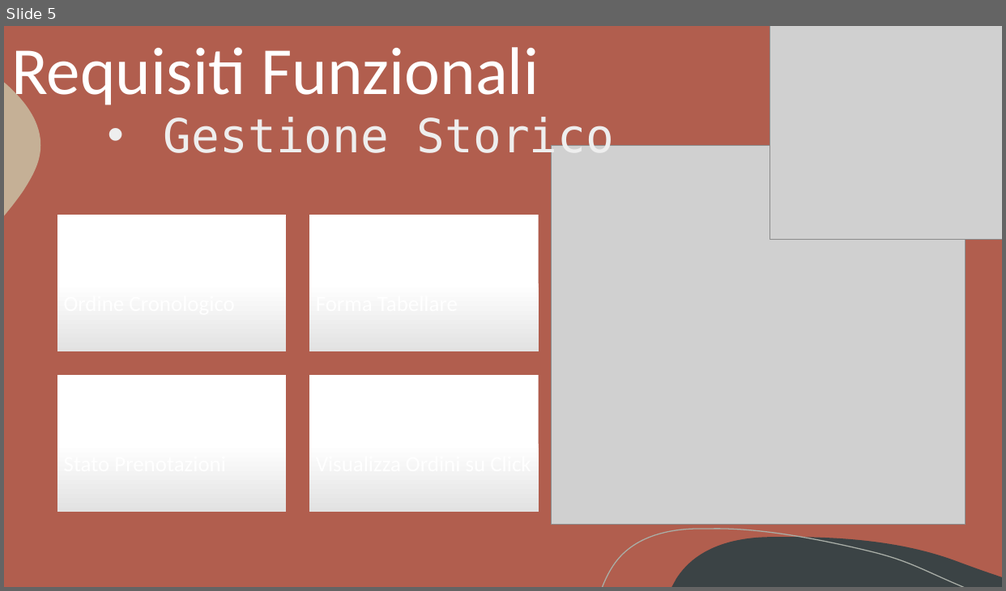
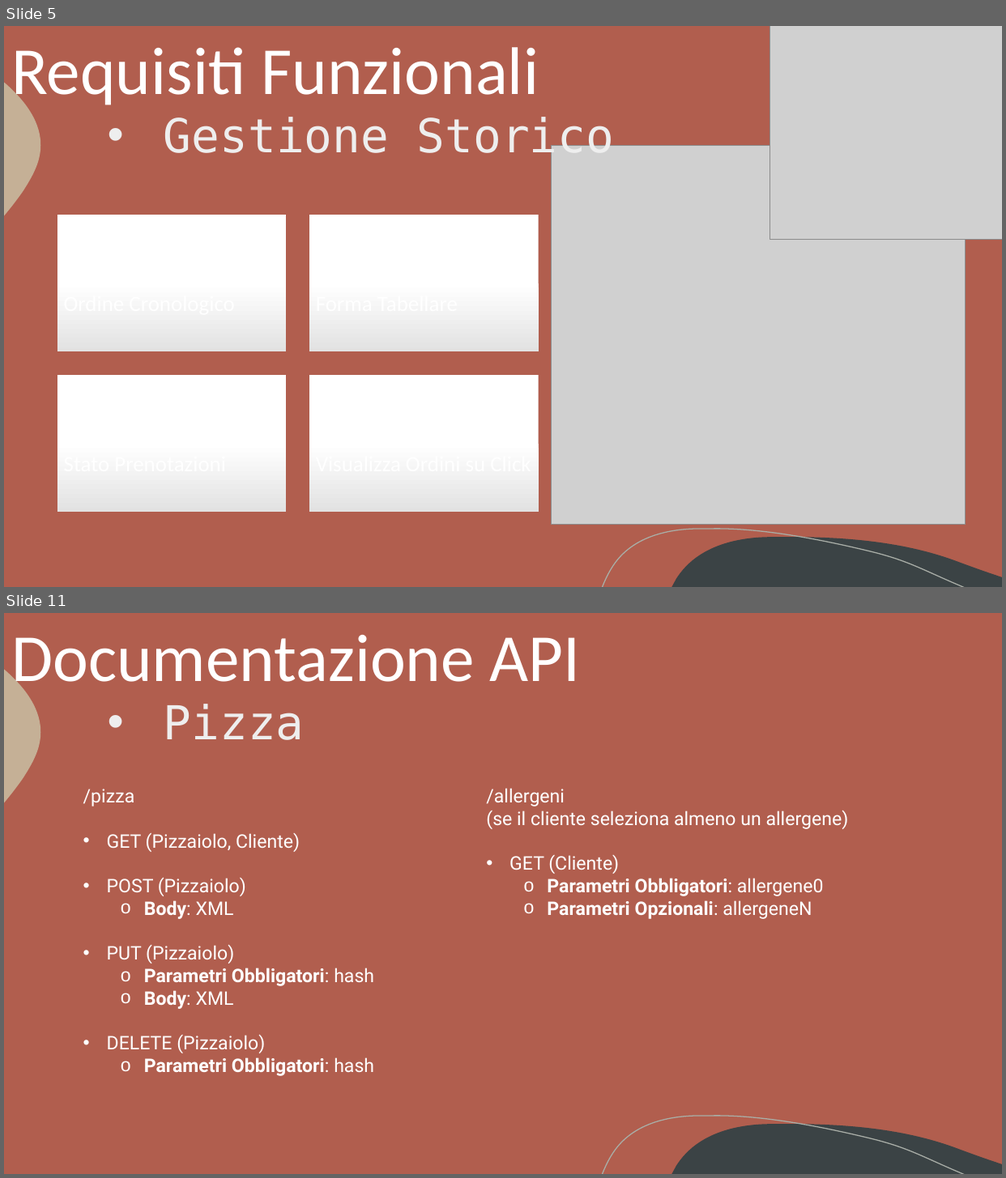
Before and after one commit to Gabriele-P03/Progetto_Ing_Web, a slide deck: appunti/PP/Presentazione.pptx. Shown one above the other, each under a label of ours: slide 5 before the commit, slides 5 and 11 after it; the slides between them are not shown. The pictures are 1006x591 and 1006x1178 pixels, drawn with LibreOffice and Linux fonts; fonts in the diff are those of the drawing; grey boxes stand for pictures. Boxes give left, top, right and bottom in pixels: in the first picture for what was removed or moved away, otherwise in the second. Text is boxed around its words. In the diff, an @@ line names an element or a change of style, - is before the commit and + after.

```diff
--- a/appunti/PP/Presentazione.pptx
+++ b/appunti/PP/Presentazione.pptx
@@ slide 11 added at (4, 613, 1002, 1174), background #B15E4E; not listed: 3 template elements that a slide beside it also shows @@
@@ title added at (11, 635, 581, 697), 64.8 pt, text #FFFFFF @@
+Documentazione API
@@ text added at (164, 704, 305, 740), 45 pt, text #EEEEEE @@
+• Pizza
@@ text added at (83, 789, 374, 1076), 18 pt, text #FFFFFF @@
+/pizza
+• GET (Pizzaiolo, Cliente)
+• POST (Pizzaiolo)
+  o Body: XML
+• PUT (Pizzaiolo)
+  o Parametri Obbligatori: hash
+  o Body: XML
+• DELETE (Pizzaiolo)
+  o Parametri Obbligatori: hash
@@ text added at (486, 788, 849, 919), 18 pt, text #FFFFFF @@
+/allergeni
+(se il cliente seleziona almeno un allergene)
+• GET (Cliente)
+  o Parametri Obbligatori: allergene0
+  o Parametri Opzionali: allergeneN
```
Also in this commit, not shown: 1 slide changed, 13 other slides added, 1 other file.
